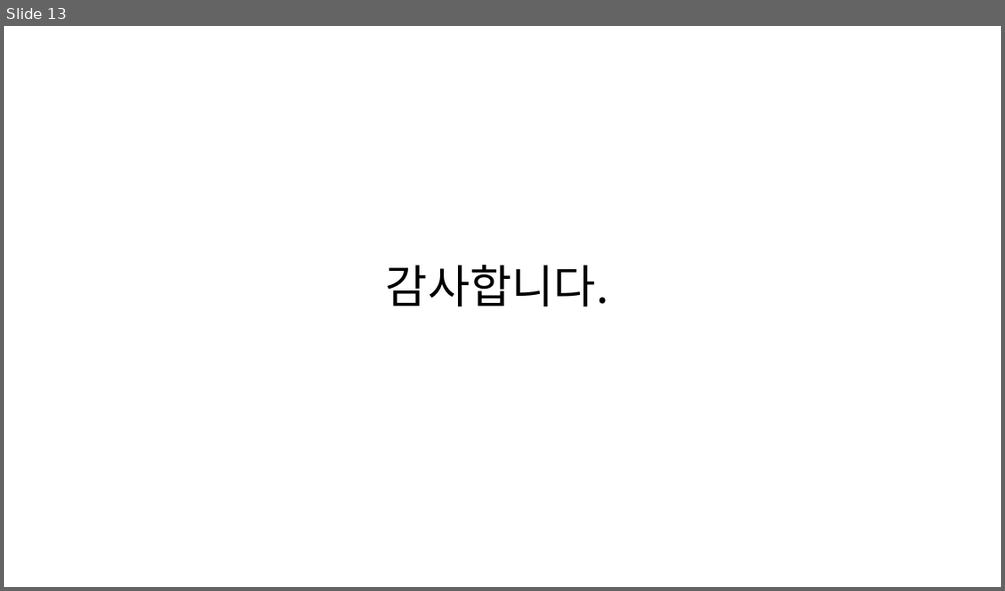
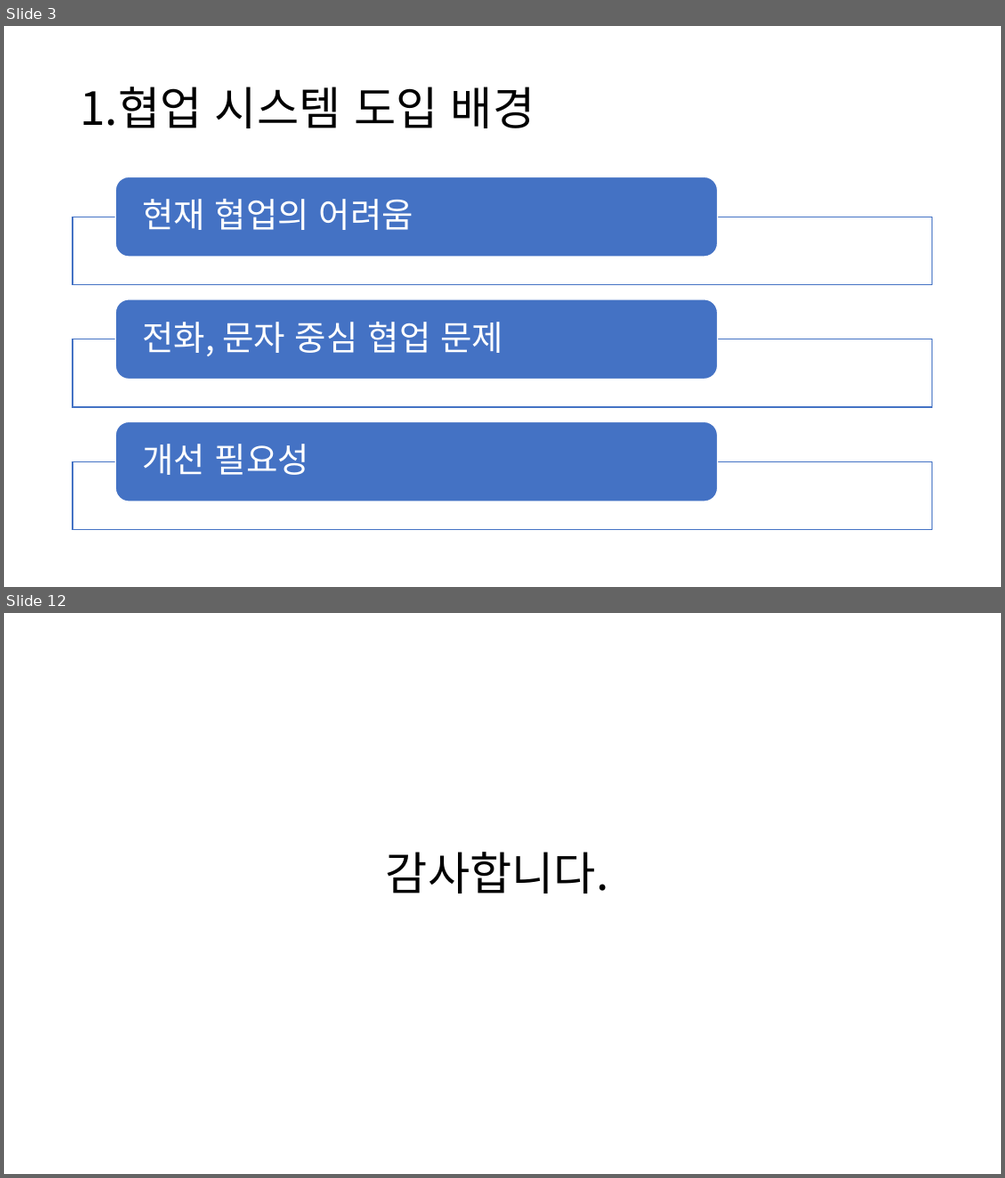
Before and after one commit to SCHCAQI/2026-QI, a slide deck: documents/진료지원간호팀 2026 QI.pptx. Shown one above the other, each under a label of ours: slide 13 before the commit, slides 3 and 12 after it; the slides between them are not shown. The pictures are 1005x591 and 1005x1178 pixels, drawn with LibreOffice and Linux fonts; fonts in the diff are those of the drawing. Boxes give left, top, right and bottom in pixels: in the first picture for what was removed or moved away, otherwise in the second. Text is boxed around its words. In the diff, an @@ line names an element or a change of style, - is before the commit and + after.

```diff
--- a/documents/진료지원간호팀 2026 QI.pptx
+++ b/documents/진료지원간호팀 2026 QI.pptx
@@ slide 3 added at (4,26,1001,587), background #FFFFFF @@
@@ title added at (80,87,534,128), 44 pt, text #000000 @@
+1.협업 시스템 도입 배경
@@ group added at (73,177,933,529): 3 rectangles, 3 rounded rectangles, 3 texts @@
+현재 협업의 어려움
+전화, 문자 중심 협업 문제
+개선 필요성
@@ what was slide 13 is now slide 12 @@
```
Also in this commit, not shown: 2 slides changed, 8 other slides added, 10 slides removed, 2 other files.
